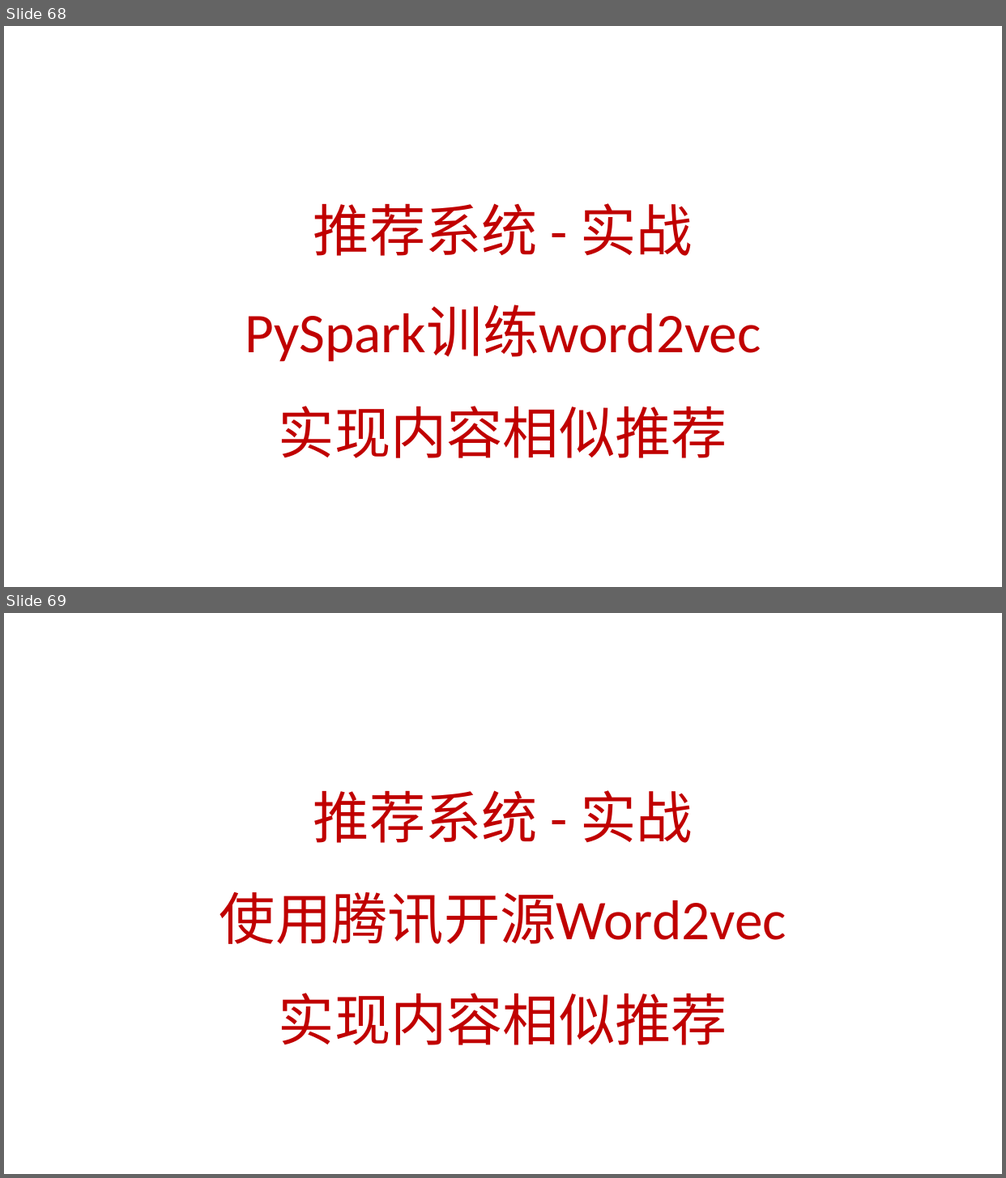
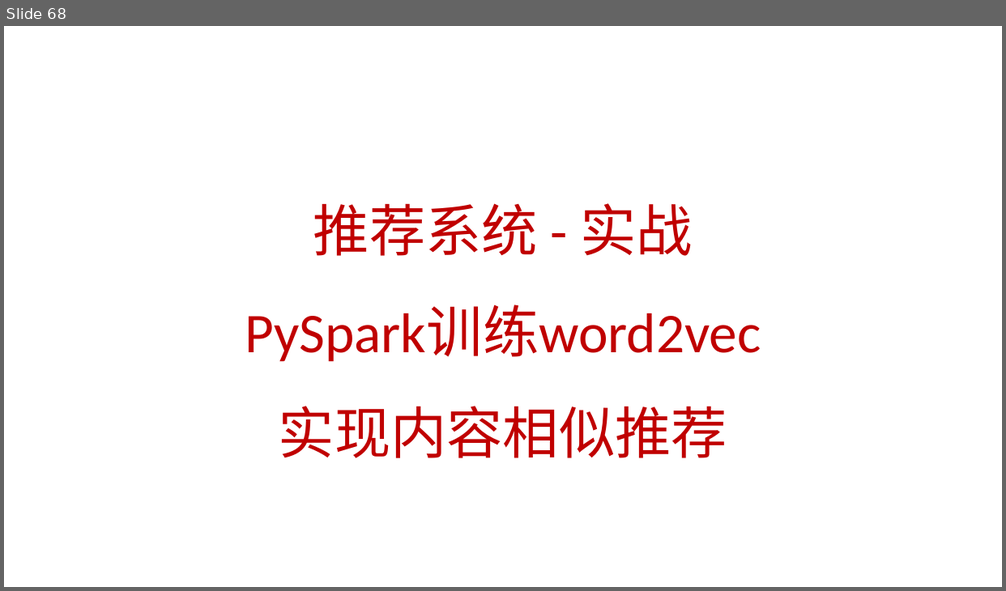
Before and after one commit to peiss/ant-learn-recsys, a slide deck: 推荐系统系列.pptx. Shown one above the other, each under a label of ours: slides 68 and 69 before the commit, slide 68 after it. The pictures are 1006x1178 and 1006x591 pixels, drawn with LibreOffice and Linux fonts; fonts in the diff are those of the drawing. Boxes give left, top, right and bottom in pixels: in the first picture for what was removed or moved away, otherwise in the second. Text is boxed around its words. In the diff, an @@ line names an element or a change of style, - is before the commit and + after.

Commit message:
y Revert "'xx'"
This reverts commit b5746fe905f900067a8bc17f98f67148ff13c856.

```diff
--- a/推荐系统系列.pptx
+++ b/推荐系统系列.pptx
@@ slide 69 removed at [4, 613, 1002, 1174], background #FFFFFF @@
@@ title removed at [219, 790, 786, 944] @@
-推荐系统 - 实战
-使用腾讯开源Word2vec实现内容相似推荐
```
